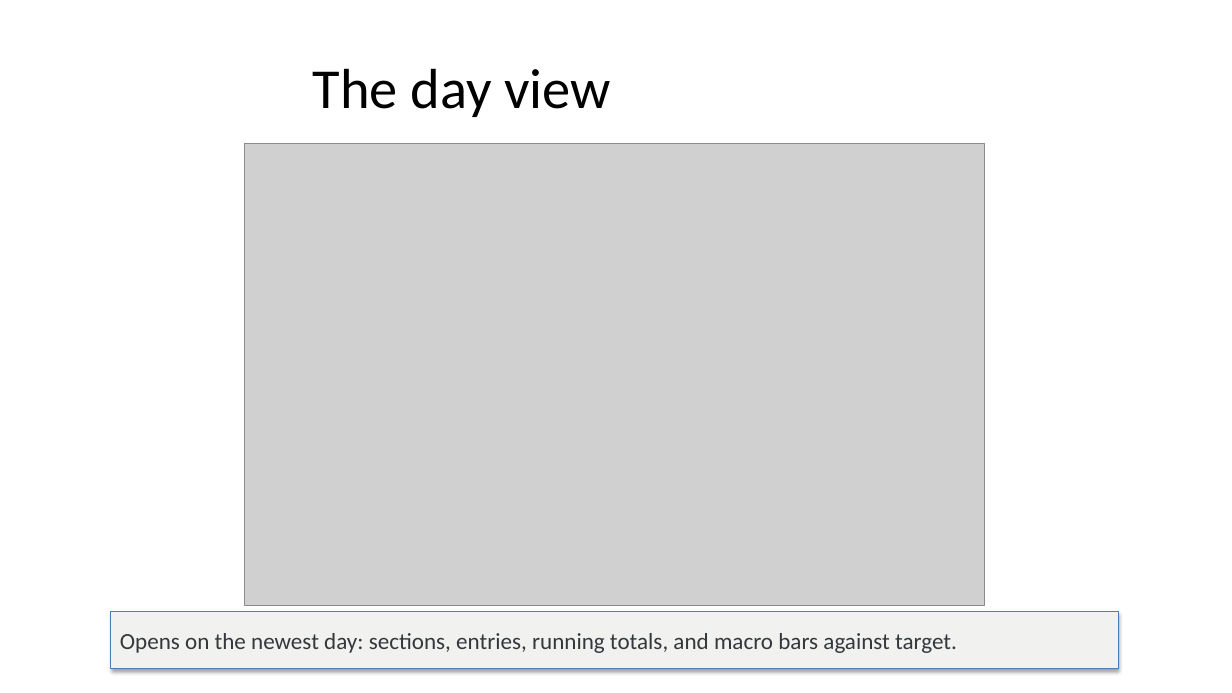
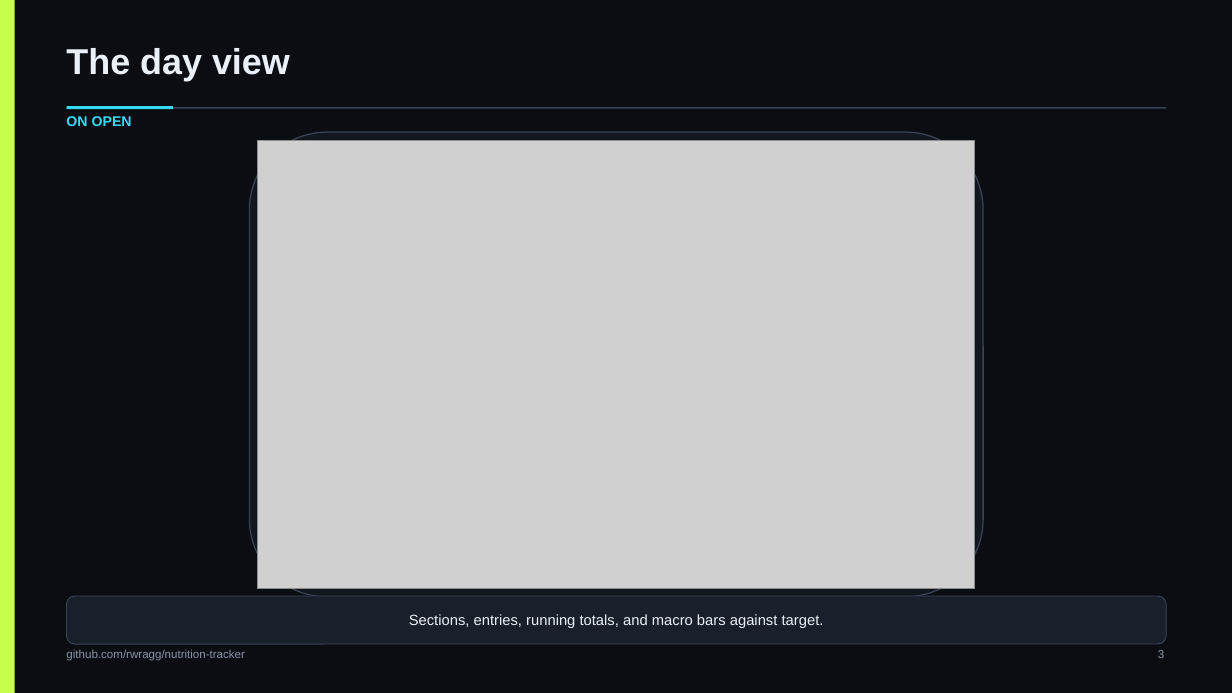
Before and after one commit to rwragg/nutrition-tracker, a slide deck: slide 3 of docs/deck/Nutrition-Tracker-Deck.pptx. Drawn at 1232x693 pixels with LibreOffice and Linux fonts; fonts in the diff are those of the drawing; grey boxes stand for pictures. Boxes give left, top, right and bottom in pixels: in the first picture for what was removed or moved away, otherwise in the second. Text is boxed around its words. In the diff, an @@ line names an element or a change of style, - is before the commit and + after.

Commit message:
deck: rebuild on the app's own colours and one 16:9 grid
Replaces the default-layout build with docs/deck/build_deck.py, which reads --ink, --volt, --cyan,
--violet, --ember, --text and --hairline out of frontend/app/globals.css and lays every page out on
the same geometry: title band, rule, content frame, caption band, footer and slide number in the
same place on all 15 pages, one fixed frame for every screenshot, and a spine down the left edge.

Fixes what the renders caught: bullets running off the bottom of the body area, shape text losing
its colour after the first paragraph, box lines centred inconsistently, and screenshots with no
visible edge against a dark slide. build_deck.py now refuses shapes that fall outside the page, so
that class of defect fails the build instead of the review.

deck.json is gone — the builder is the single source of truth.

```diff
--- a/docs/deck/Nutrition-Tracker-Deck.pptx
+++ b/docs/deck/Nutrition-Tracker-Deck.pptx
@@ background #FFFFFF to #0A0D12 @@
@@ rectangle added at (x1=0, y1=0, x2=15, y2=693), fill #C8FF4D @@
@@ text "The day view" moved from (x1=313, y1=68, x2=611, y2=117) to (x1=66, y1=48, x2=290, y2=81) @@
@@ text "The day view" at (x1=66, y1=48, x2=290, y2=81): size 44 to 28 pt, font Calibri to Arial, text colour #000000 to #EAF0F7, bold on; alignment centre to left; vertical alignment middle to top @@
@@ text added at (x1=66, y1=116, x2=132, y2=126), 11 pt, text #38D9F5, bold @@
+ON OPEN
@@ rectangle added at (x1=67, y1=107, x2=1166, y2=109), fill #384355 @@
@@ rectangle added at (x1=67, y1=106, x2=173, y2=109), fill #38D9F5 @@
@@ rounded rectangle added at (x1=250, y1=132, x2=983, y2=597), fill #12161F, outline #384355 1 pt @@
@@ picture resized from (x1=245, y1=143, x2=984, y2=605) to (x1=258, y1=140, x2=975, y2=589) @@
@@ rounded rectangle "Sections, entries, running totals, and ..." resized from (x1=111, y1=612, x2=1118, y2=669) to (x1=67, y1=596, x2=1166, y2=644) @@
@@ rounded rectangle "Sections, entries, running totals, and ..." at (x1=67, y1=596, x2=1166, y2=644): rectangle to rounded rectangle; fill #F1F2EF to #1A202B; outline #4B7EBC 0.75 pt to #384355 0.75 pt; shadow off @@
@@ text in rounded rectangle at (x1=409, y1=614, x2=824, y2=628): text changed; size 18 to 11.5 pt; font Calibri to Arial; text colour #33383D to #EAF0F7 @@
-Opens on the newest day: sections, entries, running totals, and macro bars against target.
+Sections, entries, running totals, and macro bars against target.
@@ text "github.com/rwragg/nutrition-tracker" moved from (x1=347, y1=668, x2=577, y2=671) to (x1=66, y1=649, x2=244, y2=661) @@
@@ text "github.com/rwragg/nutrition-tracker" at (x1=66, y1=649, x2=244, y2=661): size 12 to 9 pt, font Calibri to Arial, text colour #8C8C8C to #8B95A7; alignment centre to left; vertical alignment middle to top @@
@@ text "3" moved from (x1=861, y1=668, x2=869, y2=671) to (x1=1158, y1=650, x2=1164, y2=658) @@
@@ text "3" at (x1=1158, y1=650, x2=1164, y2=658): size 12 to 9 pt, font Calibri to Arial, text colour #8C8C8C to #8B95A7; vertical alignment middle to top @@
```
Also in this commit, not shown: 14 other slides changed, 4 other files.
